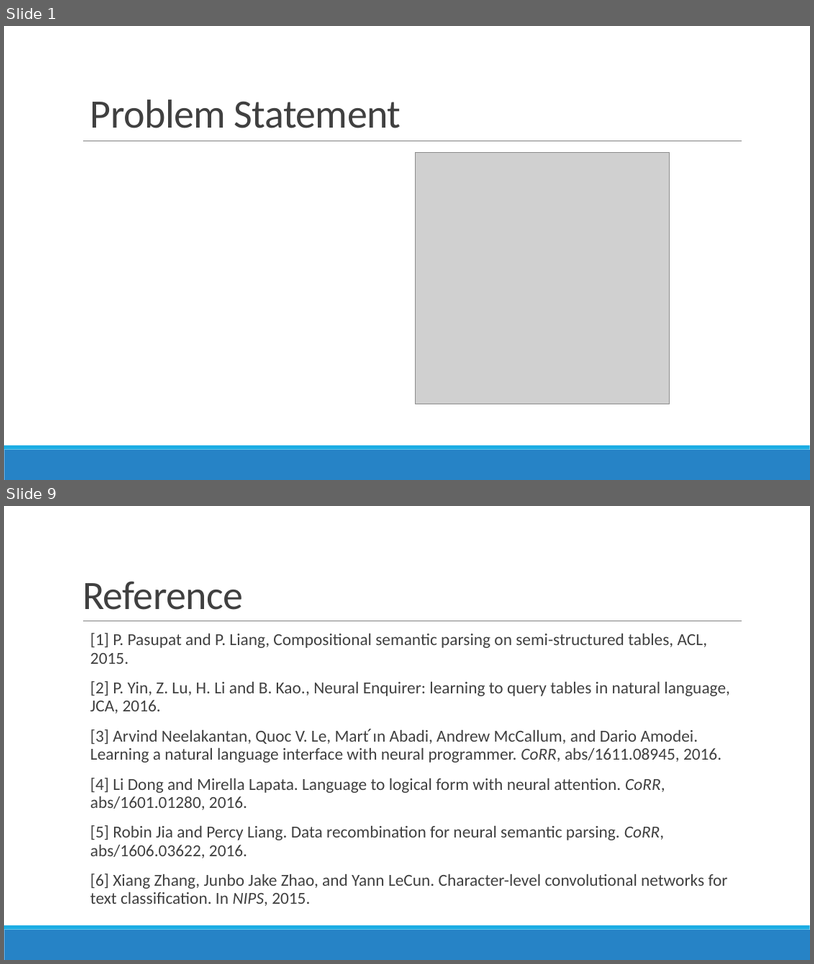
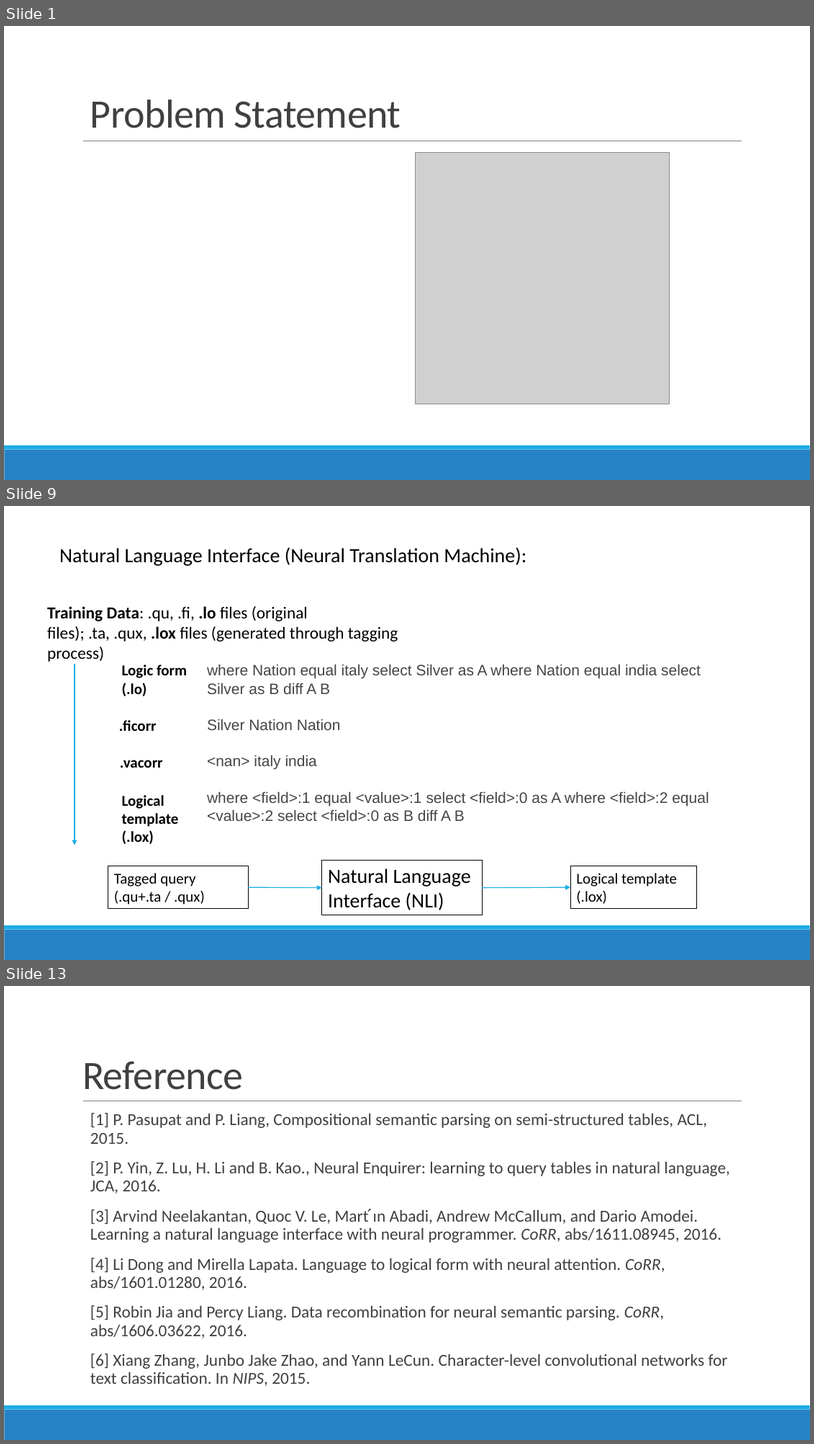
Before and after one commit to richardxiong/dnnQuery, a slide deck: dnnQuery2.pptx. Shown one above the other, each under a label of ours: slides 1 and 9 before the commit, slides 1, 9 and 13 after it; the slides between them are not shown. The pictures are 814x964 and 814x1444 pixels, drawn with LibreOffice and Linux fonts; fonts in the diff are those of the drawing; grey boxes stand for pictures. Boxes give left, top, right and bottom in pixels: in the first picture for what was removed or moved away, otherwise in the second. Text is boxed around its words. In the diff, an @@ line names an element or a change of style, - is before the commit and + after.

```diff
--- a/dnnQuery2.pptx
+++ b/dnnQuery2.pptx
@@ slide 9 added at (x1=4, y1=506, x2=810, y2=960), background #FFFFFF; not listed: 2 template elements that a slide beside it also shows @@
@@ text added at (x1=59, y1=547, x2=527, y2=566), 24 pt, text #000000 @@
+Natural Language Interface (Neural Translation Machine):
@@ text added at (x1=47, y1=606, x2=399, y2=641), 20 pt, text #000000 @@
+Training Data: .qu, .fi, .lo files (original files); .ta, .qux, .lox files (generated through tagging process)
@@ arrow added from (75, 664) to (75, 845), #1CADE4 1 pt @@
@@ text added at (x1=122, y1=664, x2=187, y2=696), 18 pt, text #000000, bold @@
+Logic form
+(.lo)
@@ text added at (x1=207, y1=664, x2=709, y2=821), 18 pt, text #454545 @@
+where Nation equal italy select Silver as A where Nation equal india select Silver as B diff A B
+Silver Nation Nation
+<nan> italy india
+where <field>:1 equal <value>:1 select <field>:0 as A where <field>:2 equal <value>:2 select <field>:0 as B diff A B
@@ text added at (x1=119, y1=720, x2=157, y2=731), 18 pt, text #000000, bold @@
+.ficorr
@@ text added at (x1=120, y1=759, x2=163, y2=767), 18 pt, text #000000, bold @@
+.vacorr
@@ text added at (x1=122, y1=795, x2=179, y2=844), 18 pt, text #000000, bold @@
+Logical template
+(.lox)
@@ rectangle added at (x1=108, y1=866, x2=248, y2=909), outline #000000 0.75 pt, 18 pt, text #000000 @@
+Tagged query
+(.qu+.ta / .qux)
@@ rectangle added at (x1=322, y1=860, x2=483, y2=915), outline #000000 0.75 pt, 24 pt, text #000000 @@
+Natural Language Interface (NLI)
@@ rectangle added at (x1=571, y1=866, x2=697, y2=909), outline #000000 0.75 pt, 18 pt, text #000000 @@
+Logical template
+(.lox)
@@ arrow added from (248, 887) to (322, 888), #1CADE4 1 pt @@
@@ arrow added from (483, 888) to (571, 887), #1CADE4 1 pt @@
@@ what was slide 9 is now slide 13 @@
```
Also in this commit, not shown: 3 slides changed, 7 other slides added, 4 slides removed, 1 other file.
